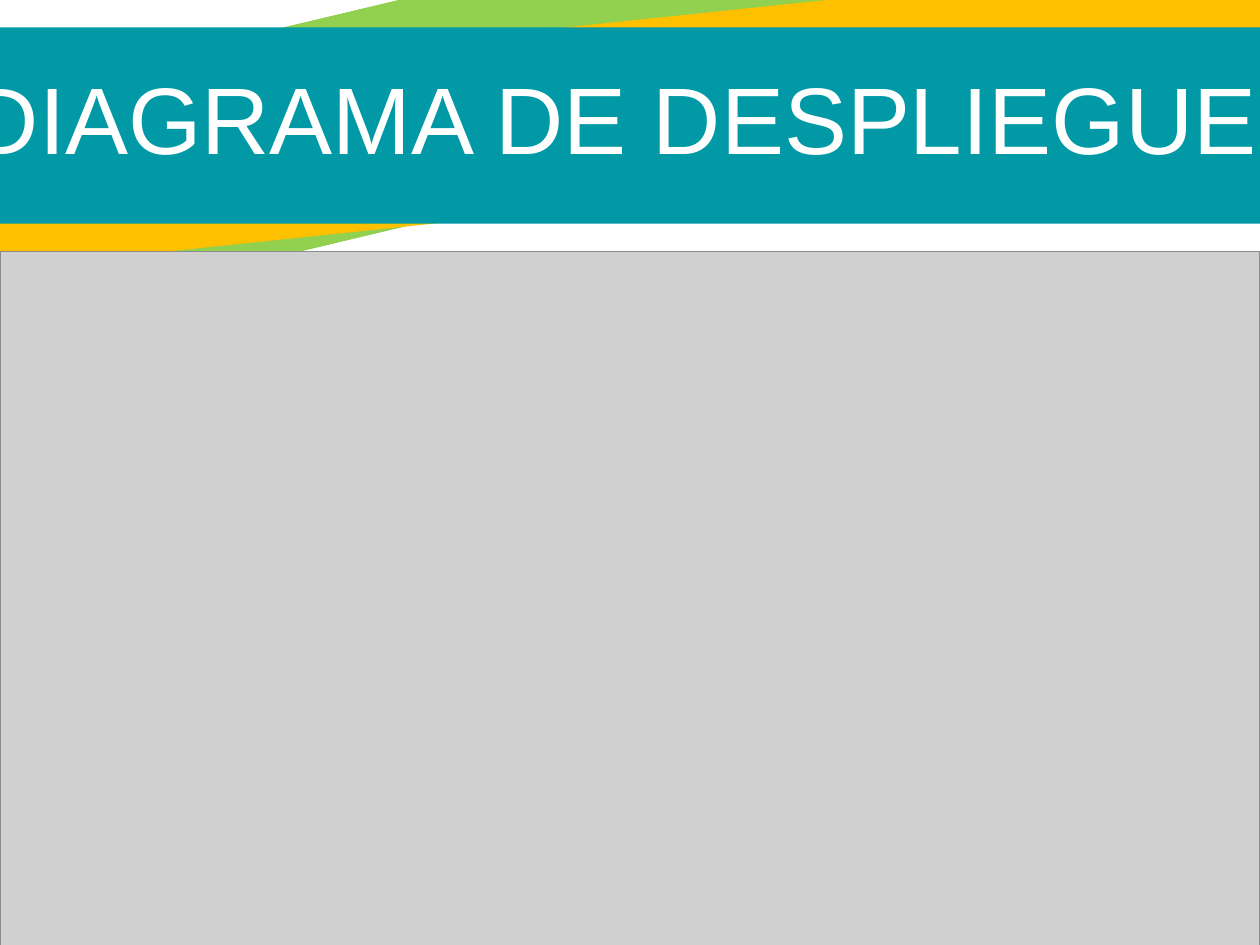
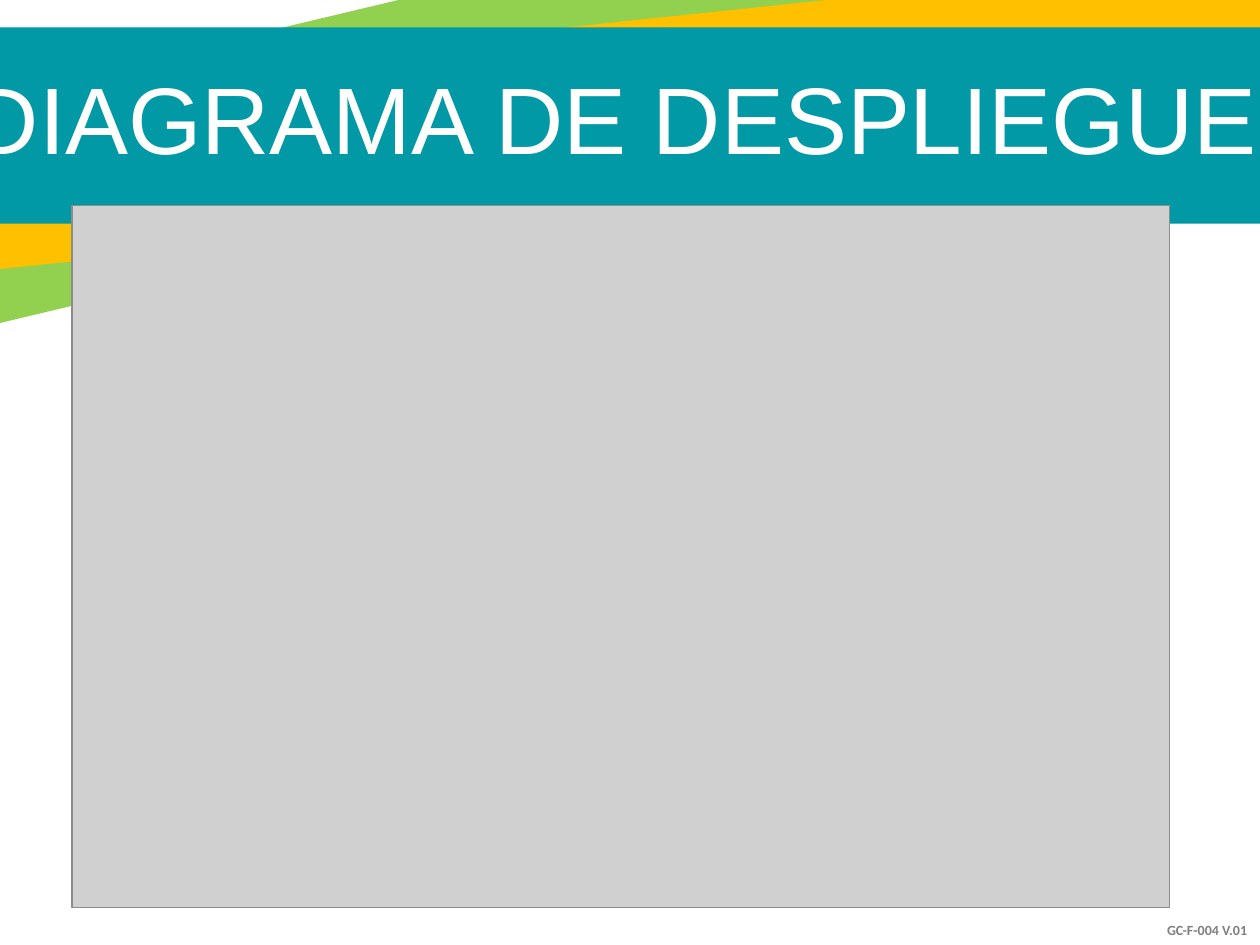
Before and after one commit to Dashell2514/AseoMatic, a slide deck: slide 17 of Documentation/AseoMatic.pptx (slide 15 before the commit). Drawn at 1260x945 pixels with LibreOffice and Linux fonts; fonts in the diff are those of the drawing; grey boxes stand for pictures. Boxes give left, top, right and bottom in pixels: in the first picture for what was removed or moved away, otherwise in the second. Text is boxed around its words. In the diff, an @@ line names an element or a change of style, - is before the commit and + after.

```diff
--- a/Documentation/AseoMatic.pptx
+++ b/Documentation/AseoMatic.pptx
@@ picture: place and size @@
-picture at (0,252,1260,945)
+picture at (72,205,1169,907)
@@ text added at (1167,926,1247,935), 8 pt, text #7F7F7F, bold @@
+GC-F-004 V.01
```
Also in this commit, not shown: 2 other slides changed, 2 slides added.
